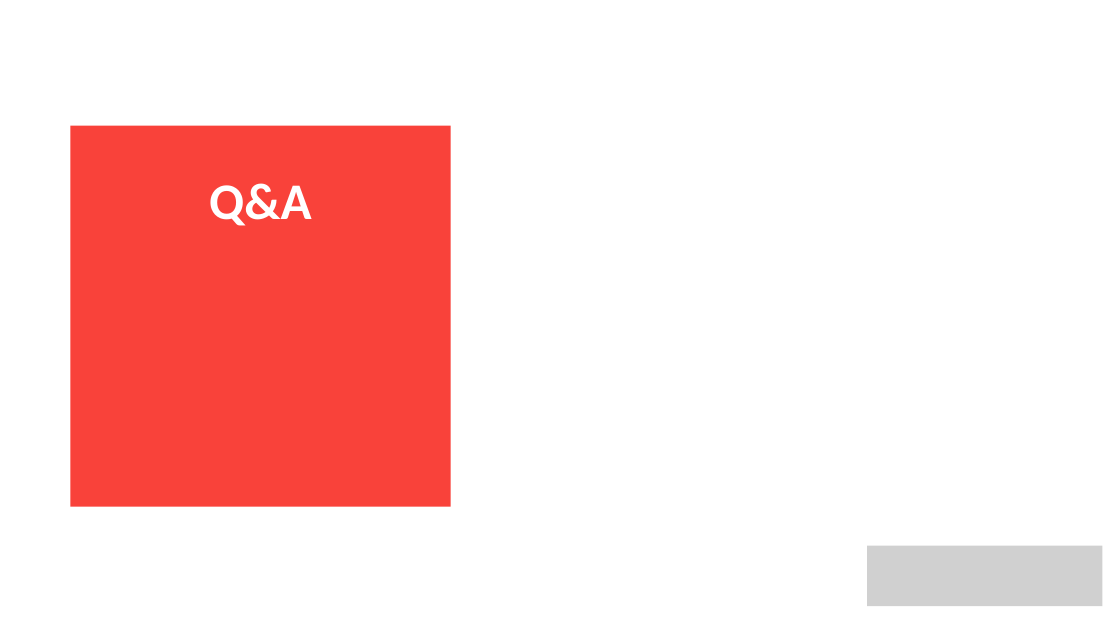
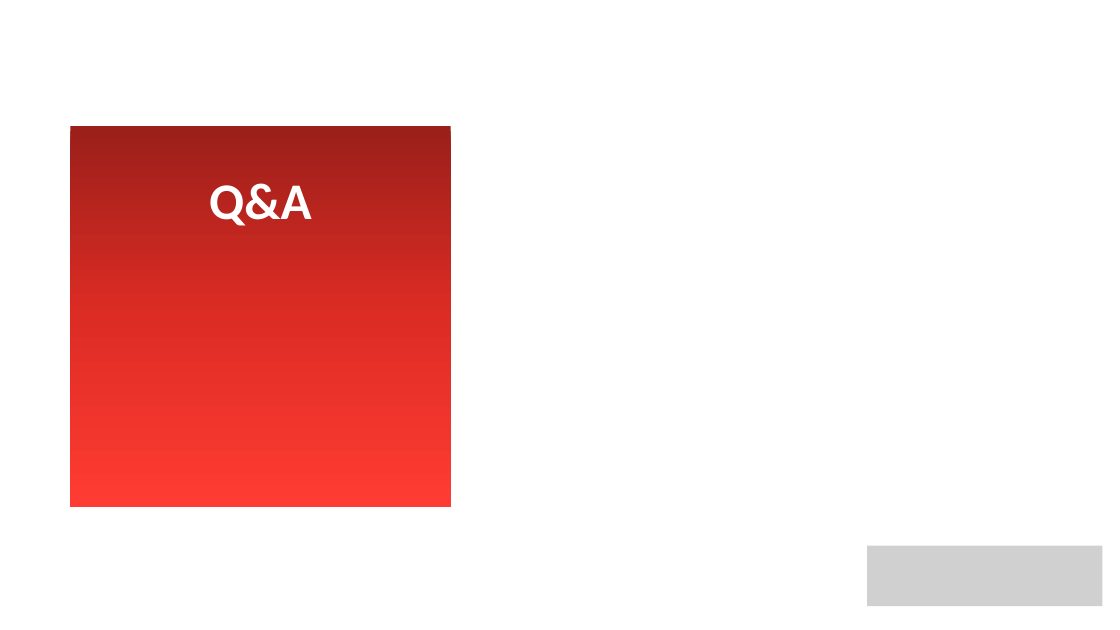
Before and after one commit to Rouxxel/thesis-bachelor, a slide deck: slide 11 of documentation/Thesis_presentation_Sebastian_Russo.pptx. Drawn at 1120x630 pixels with LibreOffice and Linux fonts; fonts in the diff are those of the drawing; grey boxes stand for pictures; background and template pictures are left out. Boxes give left, top, right and bottom in pixels: in the first picture for what was removed or moved away, otherwise in the second. Text is boxed around its words. In the diff, an @@ line names an element or a change of style, - is before the commit and + after.

```diff
--- a/documentation/Thesis_presentation_Sebastian_Russo.pptx
+++ b/documentation/Thesis_presentation_Sebastian_Russo.pptx
@@ rectangle "Q&A" at box(71, 125, 451, 507): fill #F9423A to gradient #9C1F1A to #DE2D25 to #FF3D34 @@
```
Also in this commit, not shown: 3 other slides changed.
